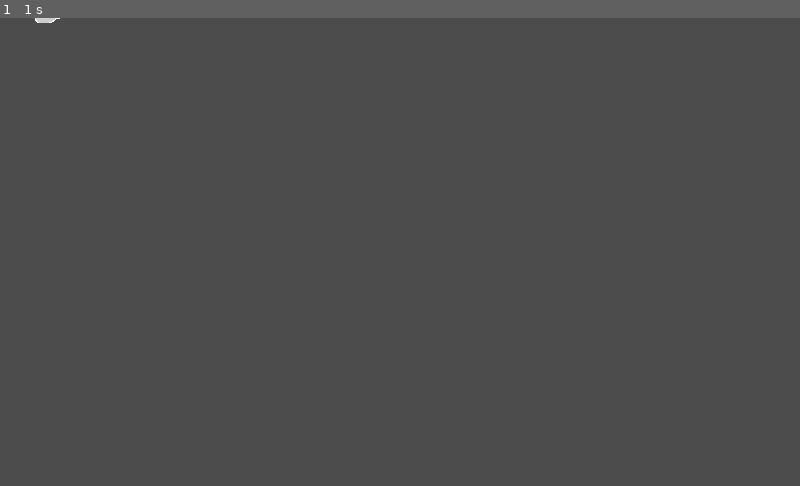
Above: before the commit, frame 1.
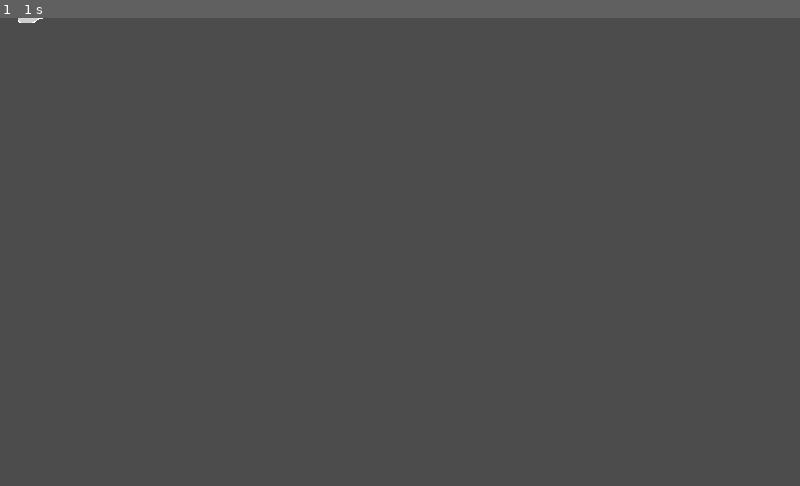
Above: after the commit, the same moment.

Repository: the-alex-g/BrownBoats
Game: Godot game, scene res://Boat/Boat.tscn
Same seed, same stepped clock (60 frames per second), same inputs: the game is played once before the commit and once after it. This scene is started directly instead of the project's main scene.
Inputs:
- Up to frame 1 (1 s): tap Enter at 0.5 s

The runs differ from the first frame. In frame 1, less than 0.1% of the frame differs, in the area x 2-8%, y 0-2%.

Commit message:
Improve boat handling and add thrust button

Diff:
--- a/project/Boat/Boat.gd
+++ b/project/Boat/Boat.gd
@@ -1,7 +1,8 @@
 class_name Boat
 extends KinematicBody2D
 
-export var speed := 45
+export var speed := 45.0
+export var max_speed := 60.0
 # turn speed in revolutions per second
 export var turn_speed := 0.01
 export var accel_factor := 0.01
@@ -10,6 +11,7 @@
 
 var id := 0
 var _turn_inertia := 0.0
+var _linear_inertia := speed
 
 onready var _load_timer : Timer = $LoadTimer
 
@@ -20,7 +22,7 @@
 
 func _physics_process(delta:float)->void:
 	var str_id := str(id)
-	var rotate_value := Input.get_axis("left_" + str_id, "right_" + str_id) * delta * TAU * accel_factor
+	var rotate_value : float = Input.get_axis("left_" + str_id, "right_" + str_id) * delta * TAU * accel_factor * lerp(0, _linear_inertia, BoatStats.sails[id] / 100.0) / speed
 
 	if rotate_value != 0.0:
 		if abs(_turn_inertia) < turn_speed:
@@ -28,11 +30,16 @@
 	elif abs(_turn_inertia) > 0.0:
 		_turn_inertia -= deaccel_factor * delta * sign(_turn_inertia)
 
+	if _linear_inertia < max_speed and Input.is_action_pressed("sail_" + str(id)):
+		_linear_inertia += 1
+	elif _linear_inertia > speed:
+		_linear_inertia -= 1
+
 	rotation += _turn_inertia
 
 	var direction := Vector2.RIGHT.rotated(rotation)
 	# warning-ignore:return_value_discarded
-	move_and_collide(direction * speed * delta)
+	move_and_collide(direction * lerp(0, _linear_inertia, BoatStats.sails[id] / 100.0) * delta)
 
 	if Input.is_action_just_pressed("shoot_" + str_id) and BoatStats.cannons_loaded[id] > 0:
 		_shoot()
@@ -45,6 +52,7 @@
 		var cannonball := Cannonball.instance()
 		cannonball.position = lerp($PortLimit1.global_position, $PortLimit2.global_position, float(i) / (BoatStats.cannons[id] - 1))
 		cannonball.direction = rotation - PI / 2
+		cannonball.boat_direction = rotation
 		cannonball.damage = damage
 		get_parent().add_child(cannonball)
 
@@ -52,6 +60,7 @@
 		cannonball = Cannonball.instance()
 		cannonball.position = lerp($StarboardLimit1.global_position, $StarboardLimit2.global_position, float(i) / (BoatStats.cannons[id] - 1))
 		cannonball.damage = damage
+		cannonball.boat_direction = rotation
 		cannonball.direction = rotation + PI / 2
 		get_parent().add_child(cannonball)
 
--- a/project/Boat/Cannonball.gd
+++ b/project/Boat/Cannonball.gd
@@ -1,28 +1,33 @@
 extends KinematicBody2D
 
-export var speed := 80.0
+export var speed := 100.0
 export var lifetime := 1.5
 export var lifetime_variance := 0.2
 
 var direction := 0.0
 var damage := 0
+var boat_direction := 0.0
+var time_elapsed := 0.0
 
 
 func _ready()->void:
-	$LifeTimer.start(lifetime + lerp(-lifetime_variance, lifetime_variance, randf()))
+	lifetime += lerp(-lifetime_variance, lifetime_variance, randf())
 
 
 func _physics_process(delta:float)->void:
-	var collision := move_and_collide(Vector2.RIGHT.rotated(direction) * speed * delta)
+	var velocity : Vector2 = Vector2.RIGHT.rotated(direction) * lerp(speed, 20, pow(time_elapsed / lifetime, 2))
+	# this applies the boat's inertia to the cannonballs
+	velocity += Vector2.RIGHT.rotated(boat_direction) * lerp(45, 0, time_elapsed/lifetime)
+	var collision := move_and_collide(velocity * delta)
 	if collision:
 		queue_free()
 		if collision.collider.has_method("damage"):
 			collision.collider.damage(damage)
 
+	time_elapsed += delta
+	if time_elapsed >= lifetime:
+		queue_free()
+
 
 func _draw()->void:
 	draw_circle(Vector2.ZERO, 2, Color.black)
-
-
-func _on_LifeTimer_timeout()->void:
-	queue_free()
--- a/project/Boat/Cannonball.tscn
+++ b/project/Boat/Cannonball.tscn
@@ -11,8 +11,3 @@
 
 [node name="CollisionShape2D" type="CollisionShape2D" parent="."]
 shape = SubResource( 1 )
-
-[node name="LifeTimer" type="Timer" parent="."]
-one_shot = true
-
-[connection signal="timeout" from="LifeTimer" to="." method="_on_LifeTimer_timeout"]
--- a/project/Shared/BoatStats.gd
+++ b/project/Shared/BoatStats.gd
@@ -5,7 +5,7 @@
 var cannons := [4, 4, 4, 4]
 var cannons_loaded := [0, 0, 0, 0]
 var hull := [100, 100, 100, 100]
-var sails := [100, 100, 100, 100]
+var sails := [50, 100, 100, 100]
 
 
 func add_boat(id:int, color:Color)->void:
@@ -14,8 +14,10 @@
 	InputMap.add_action("shoot_" + str(id))
 	InputMap.add_action("left_" + str(id))
 	InputMap.add_action("right_" + str(id))
+	InputMap.add_action("sail_" + str(id))
 
 	_add_joy_button_event(id, JOY_XBOX_X, "shoot_" + str(id))
+	_add_joy_button_event(id, JOY_BUTTON_7, "sail_" + str(id))
 	_add_joy_motion_event(id, JOY_AXIS_0, -1.0, "left_" + str(id))
 	_add_joy_motion_event(id, JOY_AXIS_0, 1.0, "right_" + str(id))
 
